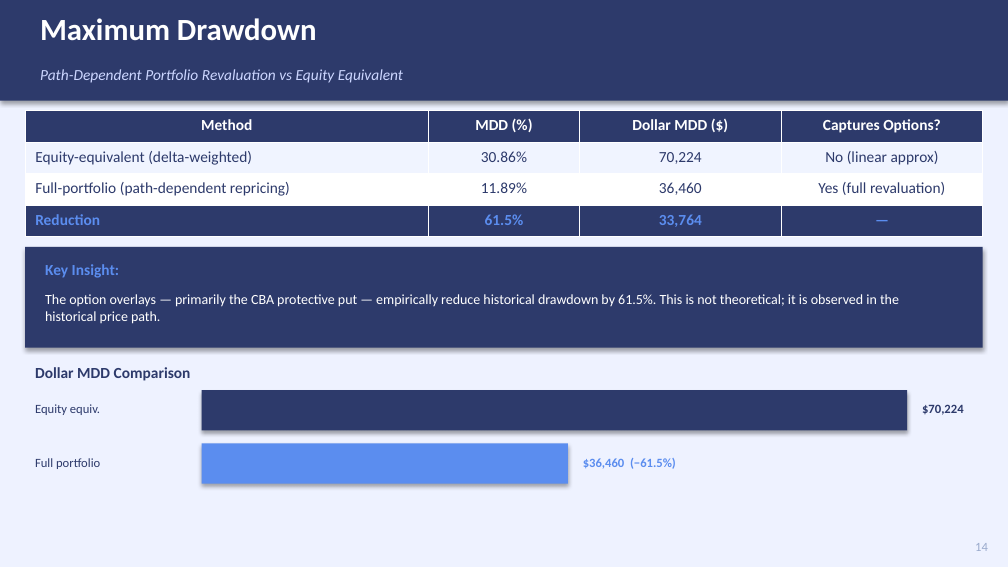
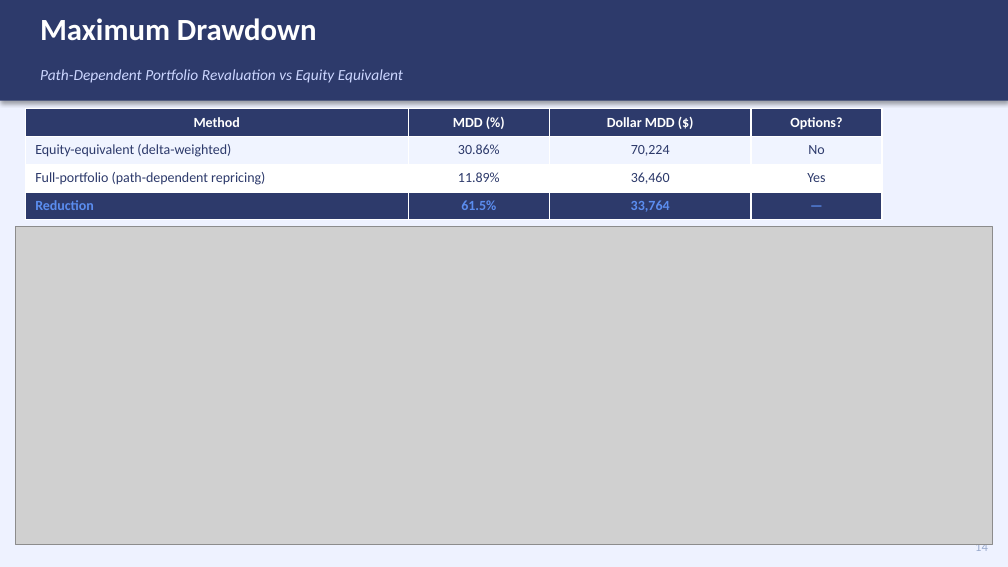
Before and after one commit to indigohill/FINM3422_A3_T7_G1_DP, a slide deck: slide 14 of docs/A3_Presentation.pptx. Drawn at 1008x567 pixels with LibreOffice and Linux fonts; fonts in the diff are those of the drawing; grey boxes stand for pictures. Boxes give left, top, right and bottom in pixels: in the first picture for what was removed or moved away, otherwise in the second. Text is boxed around its words. In the diff, an @@ line names an element or a change of style, - is before the commit and + after.

```diff
--- a/docs/A3_Presentation.pptx
+++ b/docs/A3_Presentation.pptx
@@ table at box(25, 109, 882, 220) @@
-row 1, column 4: Captures Options?
+row 1, column 4: Options?
-row 2, column 4: No (linear approx)
+row 2, column 4: No
-row 3, column 4: Yes (full revaluation)
+row 3, column 4: Yes
@@ size 11 to 10 pt @@
@@ table: place and size @@
-table at box(25, 111, 983, 237)
+table at box(25, 109, 882, 220)
@@ picture added at box(15, 227, 993, 544) @@
@@ rectangle removed at box(25, 247, 983, 348) @@
@@ text removed at box(45, 264, 119, 278) @@
-Key Insight:
@@ text removed at box(45, 294, 899, 324) @@
-The option overlays — primarily the CBA protective put — empirically reduce historical drawdown by 61.5%. This is not theoretical; it is observed in the historical price path.
@@ text removed at box(35, 367, 191, 381) @@
-Dollar MDD Comparison
@@ text removed at box(35, 404, 100, 415) @@
-Equity equiv.
@@ rectangle removed at box(202, 390, 907, 430) @@
@@ text removed at box(922, 404, 964, 415) @@
-$70,224
@@ rectangle removed at box(202, 444, 568, 484) @@
@@ text removed at box(35, 458, 100, 469) @@
-Full portfolio
@@ text removed at box(583, 458, 676, 469) @@
-$36,460 (−61.5%)
```
Also in this commit, not shown: 6 other slides changed, 1 other file.
